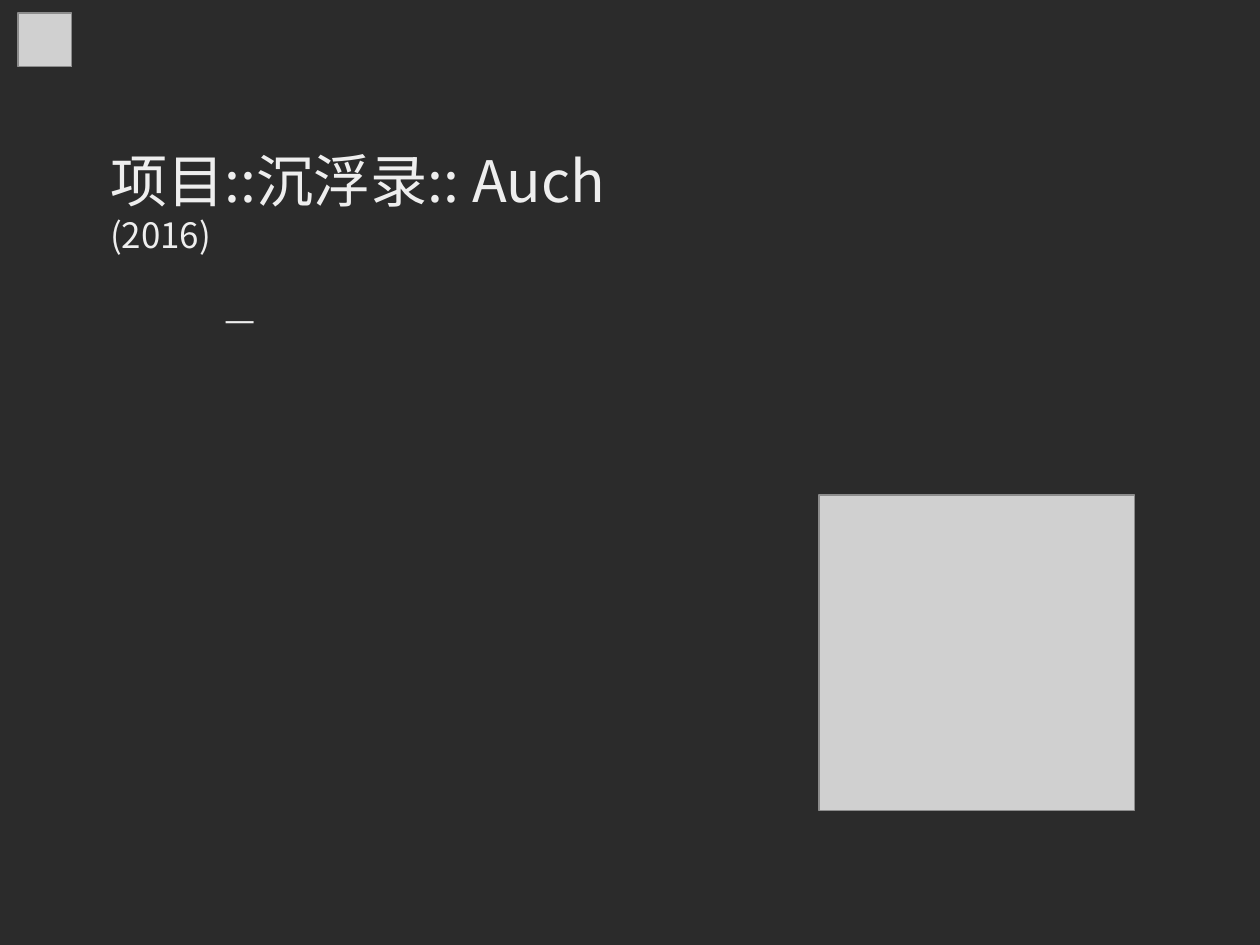
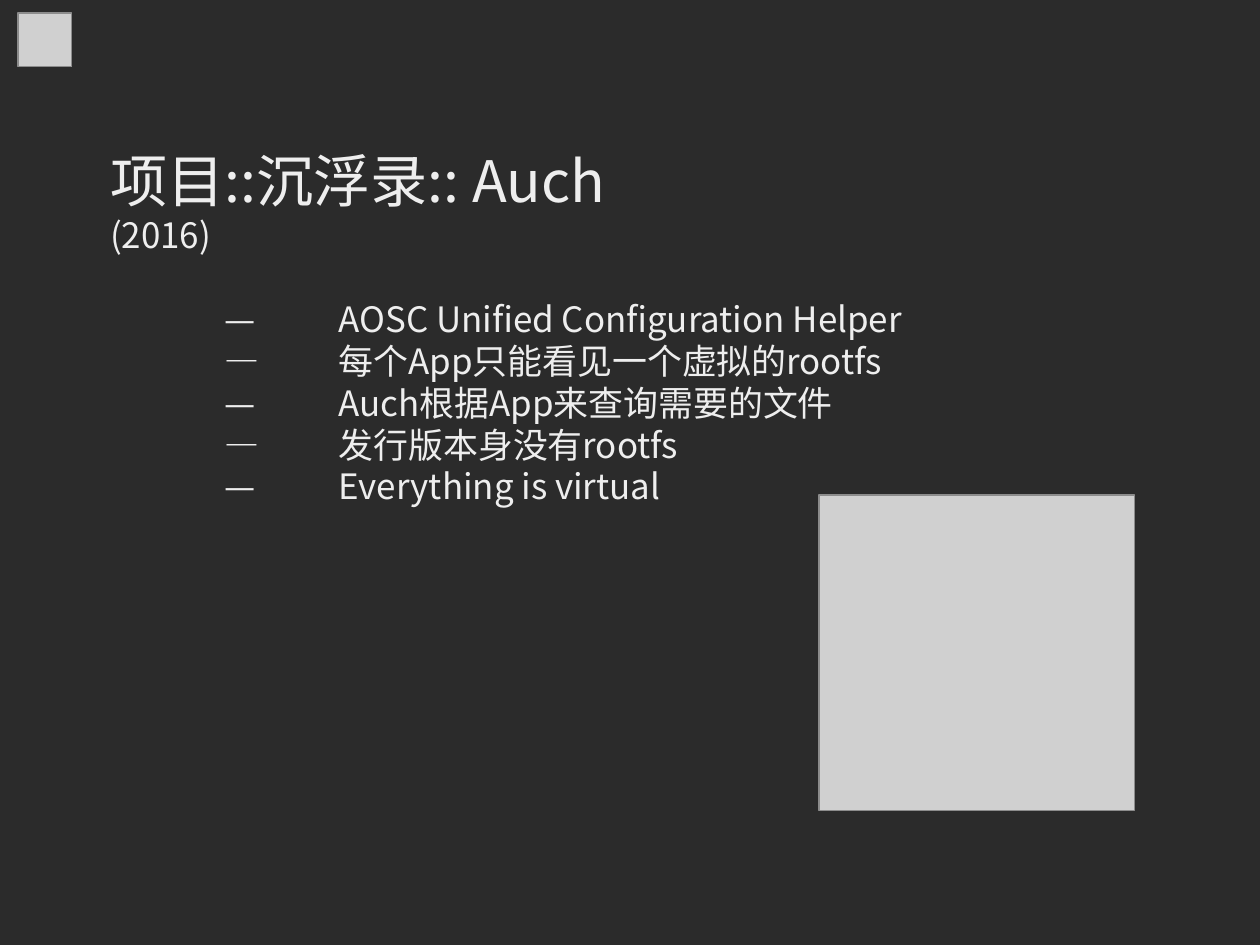
Before and after one commit to MingcongBai/soscon-2018-talk, a slide deck: slide 22 of slide.odp. Drawn at 1260x945 pixels with LibreOffice and Linux fonts; fonts in the diff are those of the drawing; grey boxes stand for pictures; background and template pictures are left out; a plain dark background stands for a picture behind light text. Boxes give left, top, right and bottom in pixels: in the first picture for what was removed or moved away, otherwise in the second. Text is boxed around its words. In the diff, an @@ line names an element or a change of style, - is before the commit and + after.

```diff
--- a/slide.odp
+++ b/slide.odp
@@ text at (x1=339, y1=303, x2=902, y2=508): text changed @@
-—
+— AOSC Unified Configuration Helper
+— 每个App只能看见一个虚拟的rootfs
+— Auch根据App来查询需要的文件
+— 发行版本身没有rootfs
+— Everything is virtual
```
Also in this commit, not shown: 3 other slides changed.
